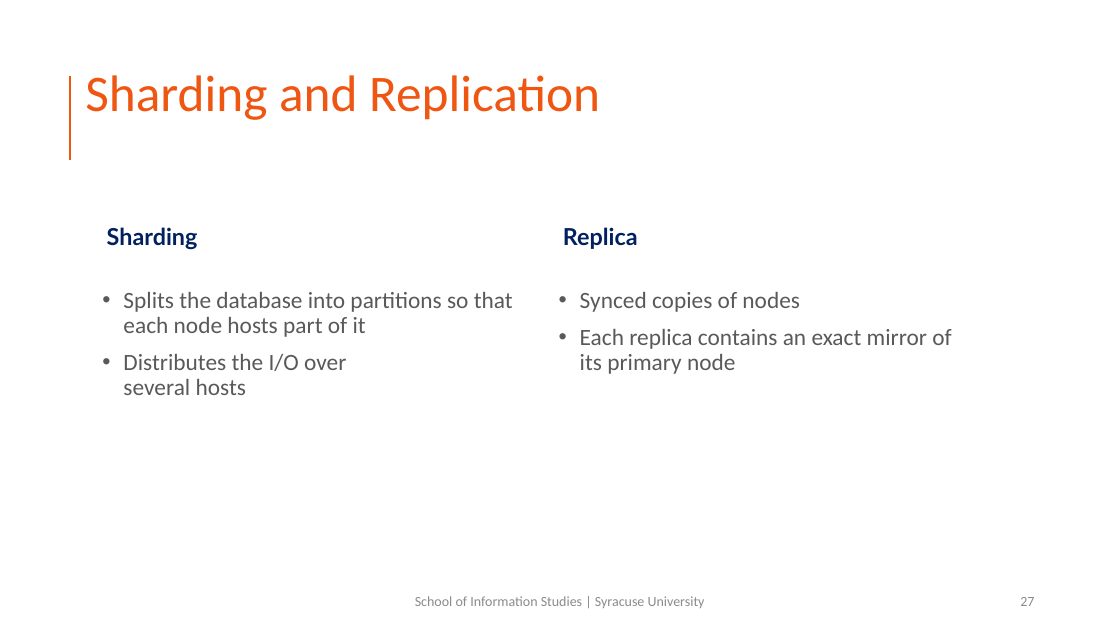
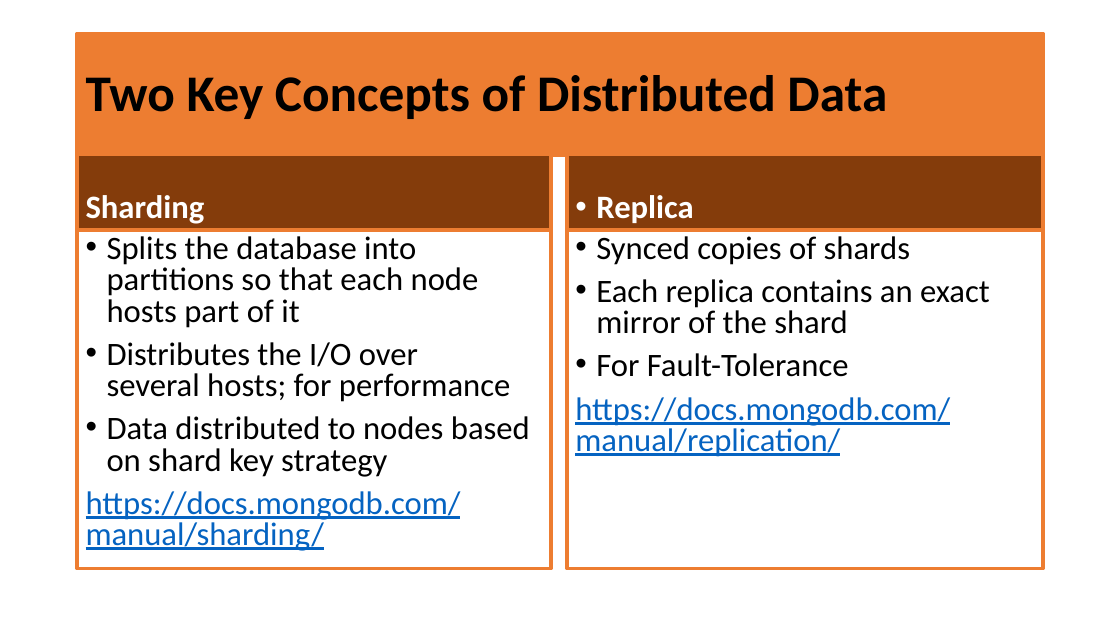
Before and after one commit to mafudge/ist769-old, a slide deck: slide 22 of content/F-Document/F-Document.pptx (slide 27 before the commit). Drawn at 1120x630 pixels with LibreOffice and Linux fonts; fonts in the diff are those of the drawing. Boxes give left, top, right and bottom in pixels: in the first picture for what was removed or moved away, otherwise in the second. Text is boxed around its words. In the diff, an @@ line names an element or a change of style, - is before the commit and + after.

```diff
--- a/content/F-Document/F-Document.pptx
+++ b/content/F-Document/F-Document.pptx
@@ title "Two Key Concepts of Distributed ...": place and size @@
-title "Two Key Concepts of Distributed ..." at (85, 75, 600, 120)
+title "Two Key Concepts of Distributed ..." at (77, 34, 1044, 155)
@@ title "Two Key Concepts of Distributed ..." at (77, 34, 1044, 155): fill none to #ED7D31; outline none to #ED7D31 3 pt @@
@@ line removed from (70, 160) to (70, 76) @@
@@ title at (86, 75, 887, 119): text changed; text colour #EE5612 to #000000; bold on @@
-Sharding and Replication
+Two Key Concepts of Distributed Data
@@ text "Sharding": place and size @@
-text "Sharding" at (107, 227, 198, 250)
+text "Sharding" at (77, 155, 551, 230)
@@ text "Sharding" at (77, 155, 551, 230): size 20 to 28 pt, font Lato to Calibri, text colour #002060 to #FFFFFF; more space between paragraphs; vertical alignment middle to bottom; fill none to #843C0B; outline none to #ED7D31 3 pt @@
@@ text "Replica": place and size @@
-text "Replica" at (563, 227, 638, 249)
+text "Replica" at (567, 155, 1044, 230)
@@ text "Replica" at (567, 155, 1044, 230): size 20 to 28 pt, font Lato to Calibri, text colour #002060 to #FFFFFF; bullet none to •; more space between paragraphs; vertical alignment middle to bottom; fill none to #843C0B; outline none to #ED7D31 3 pt @@
@@ text "Splits the database into partitions ...": place and size @@
-text "Splits the database into partitions ..." at (123, 292, 513, 395)
+text "Splits the database into partitions ..." at (77, 230, 551, 569)
@@ text "Splits the database into partitions ..." at (77, 230, 551, 569): outline none to #ED7D31 3 pt @@
@@ text at (107, 236, 479, 328): size 20 to 28 pt, text colour #595959 to #000000 in "Splits the database into partitions so that ..."; line spacing 0.9 to 0.8 @@
@@ text "Synced copies of shards" at (567, 230, 1044, 569): outline none to #ED7D31 3 pt @@
@@ text "Synced copies of shards": place and size @@
-text "Synced copies of shards" at (580, 292, 951, 374)
+text "Synced copies of shards" at (567, 230, 1044, 569)
@@ text at (575, 236, 990, 457): text changed; size 20 to 28 pt; text colour #595959 to #000000 @@
-• Synced copies of nodes
-• Each replica contains an exact mirror of its primary node
+• Synced copies of shards
+• Each replica contains an exact mirror of the shard
+• For Fault-Tolerance
+https://docs.mongodb.com/manual/replication/
@@ text at (86, 342, 530, 551): text changed; size 20 to 28 pt; text colour #595959 to #000000 @@
-• Distributes the I/O over
-  several hosts
+• Distributes the I/O over
+  several hosts; for performance
+• Data distributed to nodes based on shard key strategy
+https://docs.mongodb.com/manual/sharding/
@@ text removed at (415, 596, 705, 608) @@
-School of Information Studies | Syracuse University
@@ page number removed at (1020, 597, 1034, 606) @@
-27
```
Also in this commit, not shown: 14 other slides changed, 11 slides added, 58 slides removed, 7 other files.
